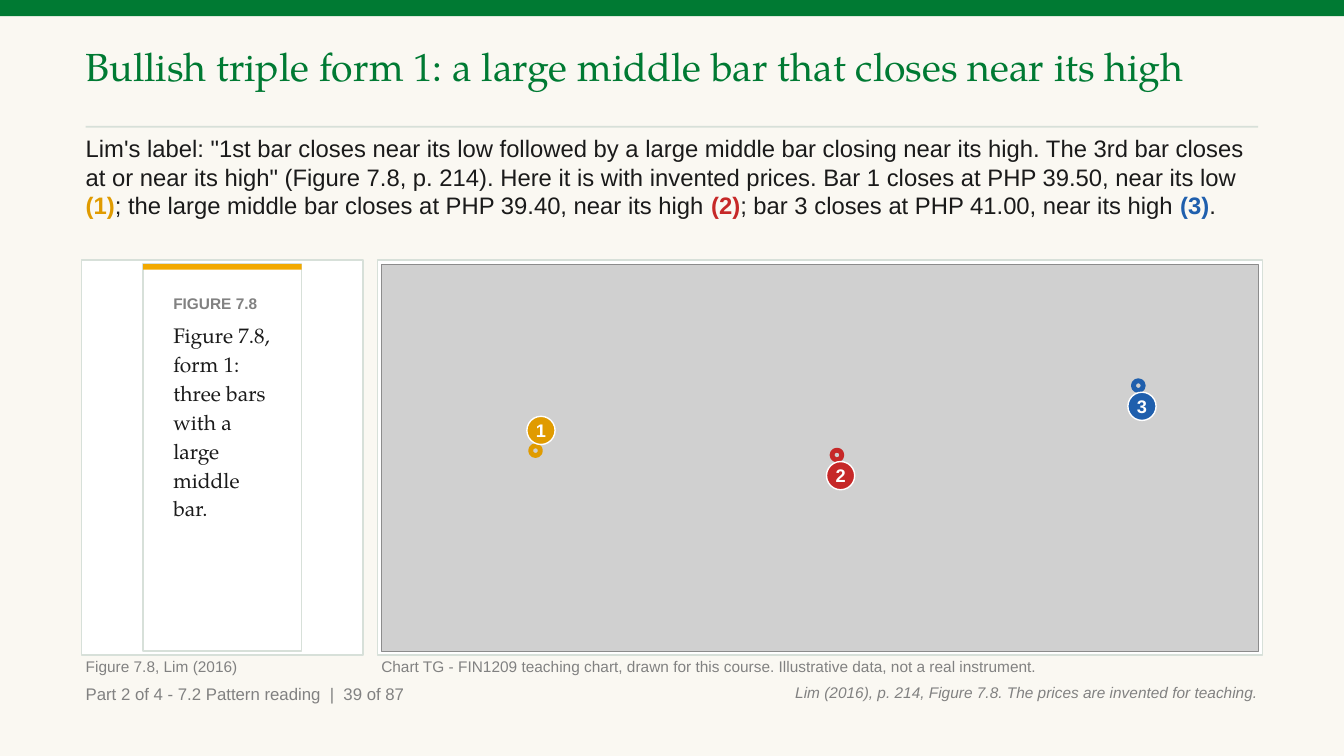
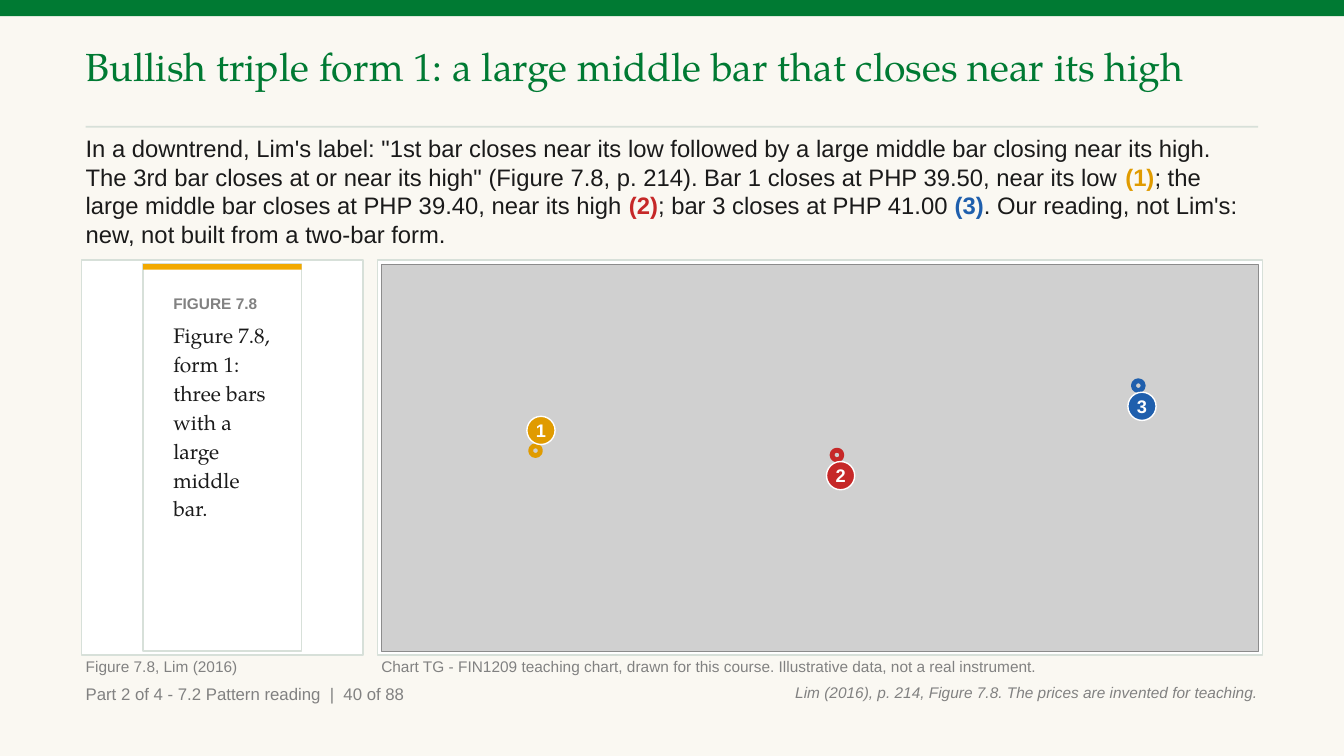
Before and after one commit to benjiesotelo-sudo/Telos_FIN1209, a slide deck: slide 86 of chapter-07/FIN1209-Chapter-07.pptx (slide 85 before the commit). Drawn at 1344x756 pixels with LibreOffice and Linux fonts; fonts in the diff are those of the drawing; grey boxes stand for pictures. Boxes give left, top, right and bottom in pixels: in the first picture for what was removed or moved away, otherwise in the second. Text is boxed around its words. In the diff, an @@ line names an element or a change of style, - is before the commit and + after.

```diff
--- a/chapter-07/FIN1209-Chapter-07.pptx
+++ b/chapter-07/FIN1209-Chapter-07.pptx
@@ text at <box>86,139,1237,246</box>: text changed @@
-Lim's label: "1st bar closes near its low followed by a large middle bar closing near its high. The 3rd bar closes at or near its high" (Figure 7.8, p. 214). Here it is with invented prices. Bar 1 closes at PHP 39.50, near its low (1); the large middle bar closes at PHP 39.40, near its high (2); bar 3 closes at PHP 41.00, near its high (3).
+In a downtrend, Lim's label: "1st bar closes near its low followed by a large middle bar closing near its high. The 3rd bar closes at or near its high" (Figure 7.8, p. 214). Bar 1 closes at PHP 39.50, near its low (1); the large middle bar closes at PHP 39.40, near its high (2); bar 3 closes at PHP 41.00 (3). Our reading, not Lim's: new, not built from a two-bar form.
@@ text at <box>86,688,404,704</box>: text changed @@
-Part 2 of 4 - 7.2 Pattern reading | 39 of 87
+Part 2 of 4 - 7.2 Pattern reading | 40 of 88
```
Also in this commit, not shown: 86 other slides changed, 1 slide added, 2 other files.
